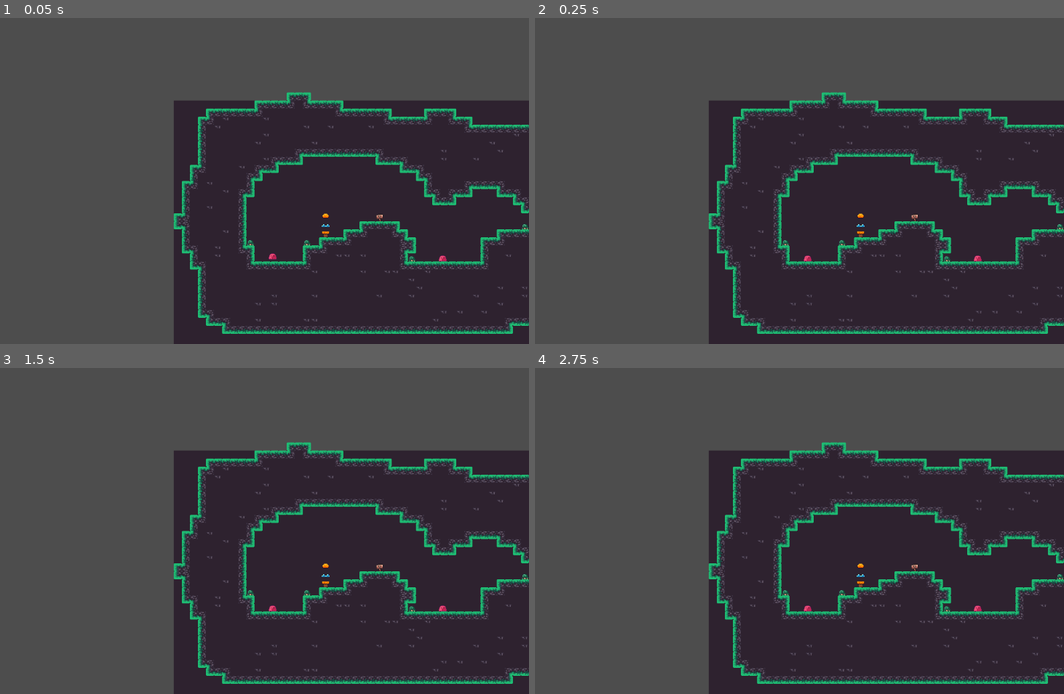
Above: before the commit, frames 1-4 (two rows, left to right).
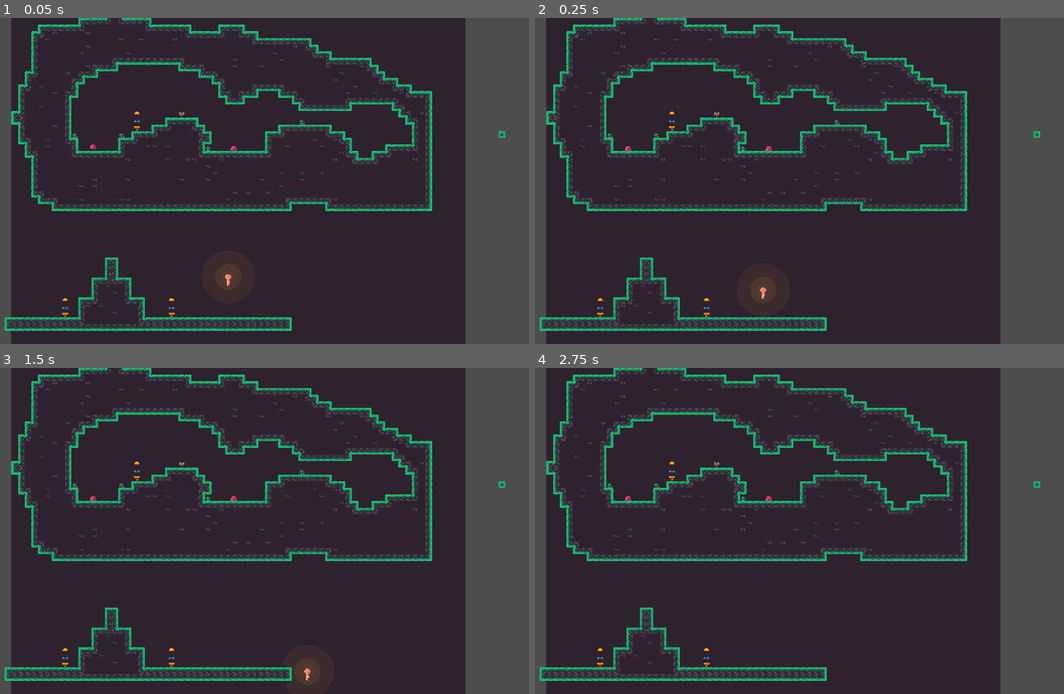
Above: after the commit, the same moments.

Repository: LucasKantola/Pirots-2-game-jam
Game: Godot game, scene res://Assets/Scenes/Main.tscn
Two runs of this game, one before a commit and one after it. Both use one fixed random seed, a clock stepped at 60 frames per second and the inputs below.
Inputs:
- Up to frame 1 (0.05 s): no input
- Up to frame 2 (0.25 s): no input
- Up to frame 3 (1.5 s): hold Space (shoot) 0.53-1.28 s; hold D (right) from 0.53 s (still down); tap W (up) at 0.77 s; tap Space (shoot) at 1.35 s
- Up to frame 4 (2.75 s): tap W (up) at 1.52 s; tap Enter at 2 s; release D (right) at 2.03 s; hold A (left) from 2.03 s (still down); hold Space (shoot) from 2.03 s (still down)

The runs differ from the first frame. In frame 1, 59% of the frame differs, in the area x 0-100%, y 0-100%; in frame 2, 59%; in frame 3, 59%; in frame 4, 59%.
Error before the commit: Invalid access to property or key 'position' on a base object of type 'null instance'. (res://Assets/Scripts/RoomCamera.gd:10)

Commit message:
Re-add main scene room area

Diff:
--- a/Assets/Scenes/Main.tscn
+++ b/Assets/Scenes/Main.tscn
@@ -1,14 +1,18 @@
-[gd_scene load_steps=17 format=3 uid="uid://bdr041g8ky1xn"]
+[gd_scene load_steps=19 format=3 uid="uid://bdr041g8ky1xn"]
 
 [ext_resource type="Texture2D" uid="uid://fq6s30jbt68e" path="res://Assets/Sprites/brackeys_platformer_assets/sprites/world_tileset.png" id="1_5tgm8"]
 [ext_resource type="Script" path="res://Assets/Scripts/Room.gd" id="1_u7c0f"]
 [ext_resource type="Script" path="res://Assets/Scripts/RoomCamera.gd" id="2_3qqyu"]
 [ext_resource type="PackedScene" uid="uid://b0wewlor2hl5b" path="res://Assets/Scenes/Player.tscn" id="2_w1t2q"]
 [ext_resource type="Texture2D" uid="uid://c7k6ojhpnmrk3" path="res://Assets/Sprites/TileSheet.png" id="2_w1yay"]
+[ext_resource type="Script" path="res://Assets/Scripts/SnapArea.gd" id="3_pjvtw"]
 [ext_resource type="PackedScene" uid="uid://bkdgqadng4s36" path="res://Assets/Scenes/Slime.tscn" id="4_pshyo"]
 [ext_resource type="Texture2D" uid="uid://bgrfov2fvj84j" path="res://Assets/Images/Untitled.png" id="4_wibtl"]
 [ext_resource type="PackedScene" uid="uid://dngnfi8yrwdev" path="res://Assets/Scenes/plant.tscn" id="6_i4rig"]
 [ext_resource type="PackedScene" uid="uid://c4s4lawnojq1e" path="res://Assets/Scenes/Rooms/room_1.tscn" id="8_8fdbn"]
+
+[sub_resource type="RectangleShape2D" id="RectangleShape2D_vmoii"]
+size = Vector2(1088, 784)
 
 [sub_resource type="TileSetAtlasSource" id="TileSetAtlasSource_cfglh"]
 texture = ExtResource("2_w1yay")
@@ -1150,6 +1154,14 @@
 [node name="RoomCamera" type="Camera2D" parent="."]
 script = ExtResource("2_3qqyu")
 
+[node name="RoomArea" type="Area2D" parent="."]
+
+[node name="RoomShape" type="CollisionShape2D" parent="RoomArea"]
+position = Vector2(416, 232)
+shape = SubResource("RectangleShape2D_vmoii")
+script = ExtResource("3_pjvtw")
+gridSize = 16
+
 [node name="CanvasLayer" type="CanvasLayer" parent="."]
 
 [node name="GameOver" type="Control" parent="CanvasLayer"]
